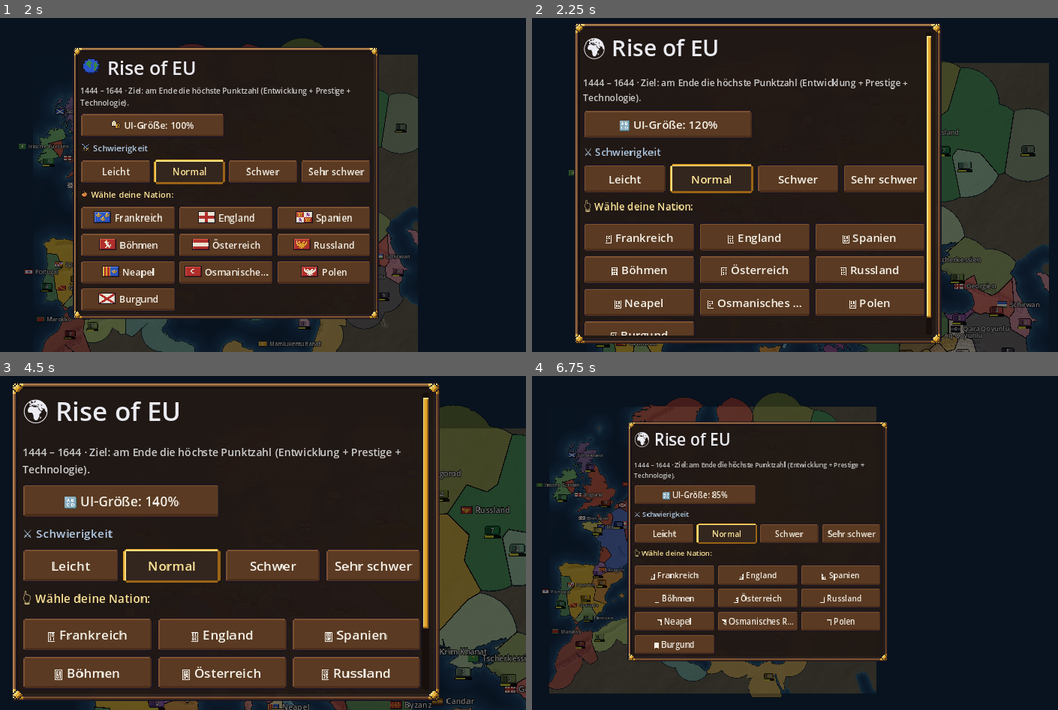
Above: before the commit, frames 1-4 (two rows, left to right).
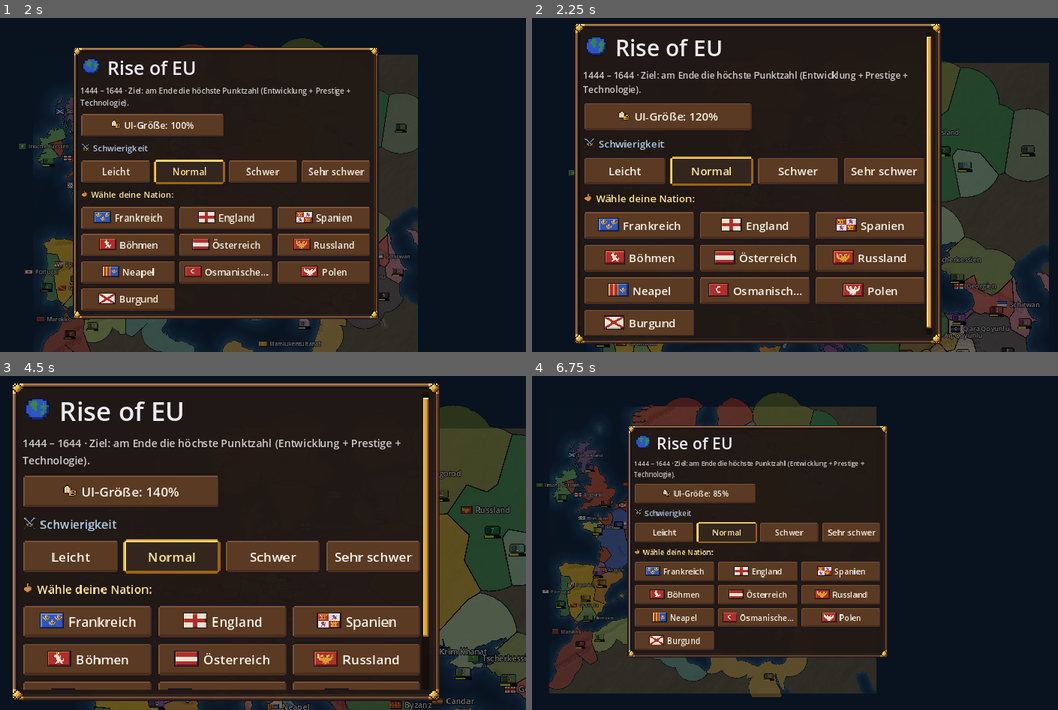
Above: after the commit, the same moments.

Repository: EyaLinus/eu5_clone
Game: Godot game, scene res://scenes/main.tscn
The game is run twice, just before and just after one commit, with the same random seed, the same clock (stepped at 60 frames per second) and the same inputs.
Inputs:
- Up to frame 1 (2 s): click "Normal" at 0.5 s; click "Normal" at 1.25 s
- Up to frame 2 (2.25 s): click "🔠 UI-Größe: 100%" at 2 s
- Up to frame 3 (4.5 s): click "Normal" at 2.75 s; click "Normal" at 3.5 s; click "🔠 UI-Größe: 120%" at 4.25 s
- Up to frame 4 (6.75 s): click "Normal" at 5 s; click "Normal" at 5.75 s; click "🔠 UI-Größe: 140%" at 6.5 s

Frame 1 is identical in both runs. In frame 2, 21% of the frame differs, in the area x 9-76%, y 5-96%; in frame 3, 22%, in the area x 4-82%, y 6-94%; in frame 4, 9.3%.

Commit message:
Keep pixel emoji glyphs when global font oversampling changes
Changing the UI size, resizing a stretched window or Windows DPI changes the
global oversampling, which wiped the size cache of the hand-built bitmap font
and every glyph in it: flags showed as hex boxes, emoji fell back to system
fonts. The font now has its own oversampling. Regression test included.

Co-Authored-By: Claude Opus 5.5 <noreply@anthropic.com>
Claude-Session: https://claude.ai/code/session_01C35fV9RBJKCGPnsyXFN4A9

Diff:
--- a/scripts/ui/pixel_emoji.gd
+++ b/scripts/ui/pixel_emoji.gd
@@ -26,6 +26,10 @@
 	font = FontFile.new()
 	font.fixed_size = SIZE
 	font.fixed_size_scale_mode = TextServer.FIXED_SIZE_SCALE_ENABLED
+	# Own oversampling: a font that follows the global one gets its size cache wiped whenever that changes
+	# (window resize with canvas stretch, UI-size button, Windows DPI), and with it every glyph added here.
+	# All pixel glyphs then showed as hex boxes, and Windows drew its own emoji instead.
+	font.oversampling = 1.0
 	font.set_cache_ascent(0, SIZE, 50)
 	font.set_cache_descent(0, SIZE, 10)
 	var f := FileAccess.open(DIR + "emoji.json", FileAccess.READ)
--- a/tests/run_tests.gd
+++ b/tests/run_tests.gd
@@ -1603,6 +1603,13 @@
 		var f: String = PE.nation(tag)
 		check(f.length() == 1 and f.unicode_at(0) >= PE.PUA and PE.font.has_char(f.unicode_at(0)), "flag of %s is a pixel glyph" % tag)
 	check(PE.nation("XXX") == "🏳" and have.has("1f3f3"), "a nation without flag shows the white flag glyph")
+	# a changed global oversampling (window resize, UI size, Windows DPI) must not wipe the glyphs
+	var ts := TextServerManager.get_primary_interface()
+	var was := ts.font_get_global_oversampling()
+	ts.font_set_global_oversampling(was * 1.4 + 0.1)
+	var flag: String = PE.nation(data.nations.keys()[0])
+	check(PE.font.has_char(0x1F4B0) and PE.font.has_char(flag.unicode_at(0)), "pixel glyphs survive an oversampling change")
+	ts.font_set_global_oversampling(was)
 
 
 ## Pixel UI kit (tools/art/ui_kit.py): every slice texture exists and is big enough for its margins;
Not shown, added: changelog.d/flag-glyphs-pc.md
